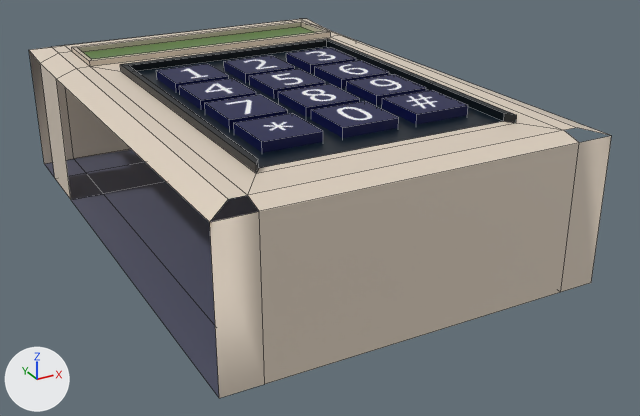
What one commit did to the FBX model Assets/Resources/Models/Keypad/Keypad.fbx.
Before and after are seen from a 50 mm lens placed at (-0.1033, -0.2135, 0.1058), pointed at (0.0075, -0.0122, 0.0052). Every picture has the same lights, and +X, +Y and +Z are marked at lower left. Mesh edges are drawn as thin lines.

Objects in the first picture: 'keypad'.
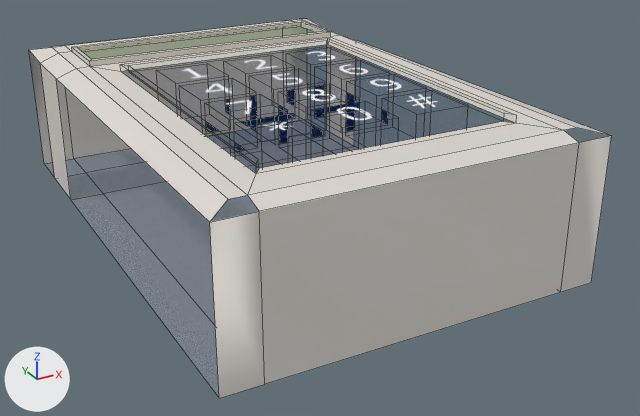
Where the newer file only moved an object's origin or applied its transform, the numbers keep the older frame.

What changed in the scene script:
```text
Change img_keypad_texture_coloured_png:
    img_keypad_texture_coloured_png: load_image('keypad_texture_coloured.png', 'keypad_texture_coloured.png', 1024, 1024, 'sRGB') -> load_image('keypad_texture_coloured.png', 'keypad_texture_coloured.png', 1024, 1024, 'Non-Color')
Add mat_material_004:
    mat_material_004 = bpy.data.materials.new('Material.004')
    # uses the picture img_keypad_texture_coloured_png
Change me_cube:
    where me_cube.from_pydata(...)  # 168 vertices, 122 faces; spans x -0.05..0.05, y -0.075..0.075, z 0.0..0.0425
    remove me_cube.materials.append(mat_material)  # picture img_keypad_texture_coloured_png
    add me_cube.materials.append(mat_material_004)
```

What differs and where, as boxes [x1, y1, x2, y2] in the pictures (640 x 416 px):
'keypad', surface changed, recoloured
    both: [29, 19, 612, 398]
